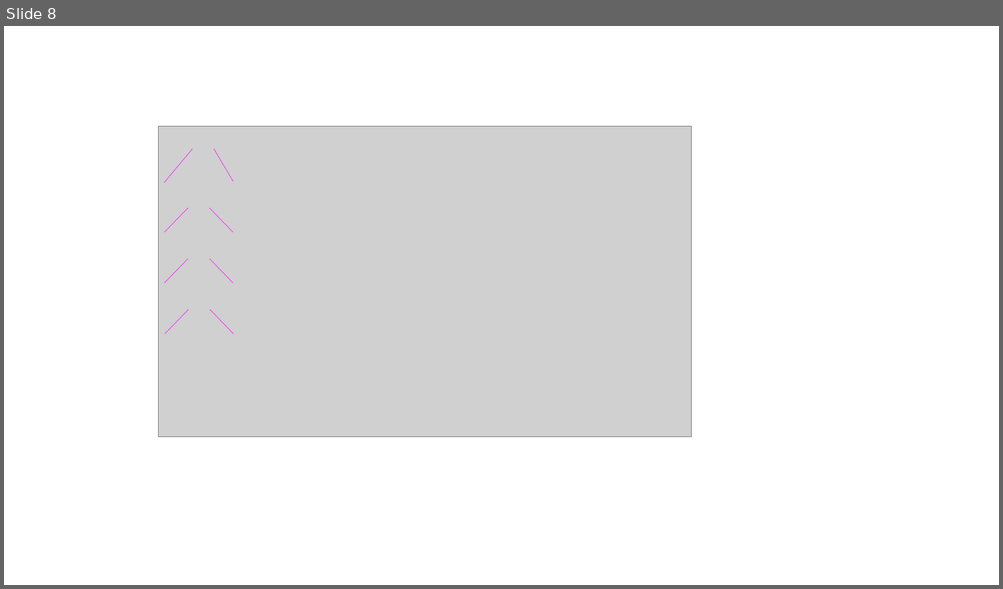
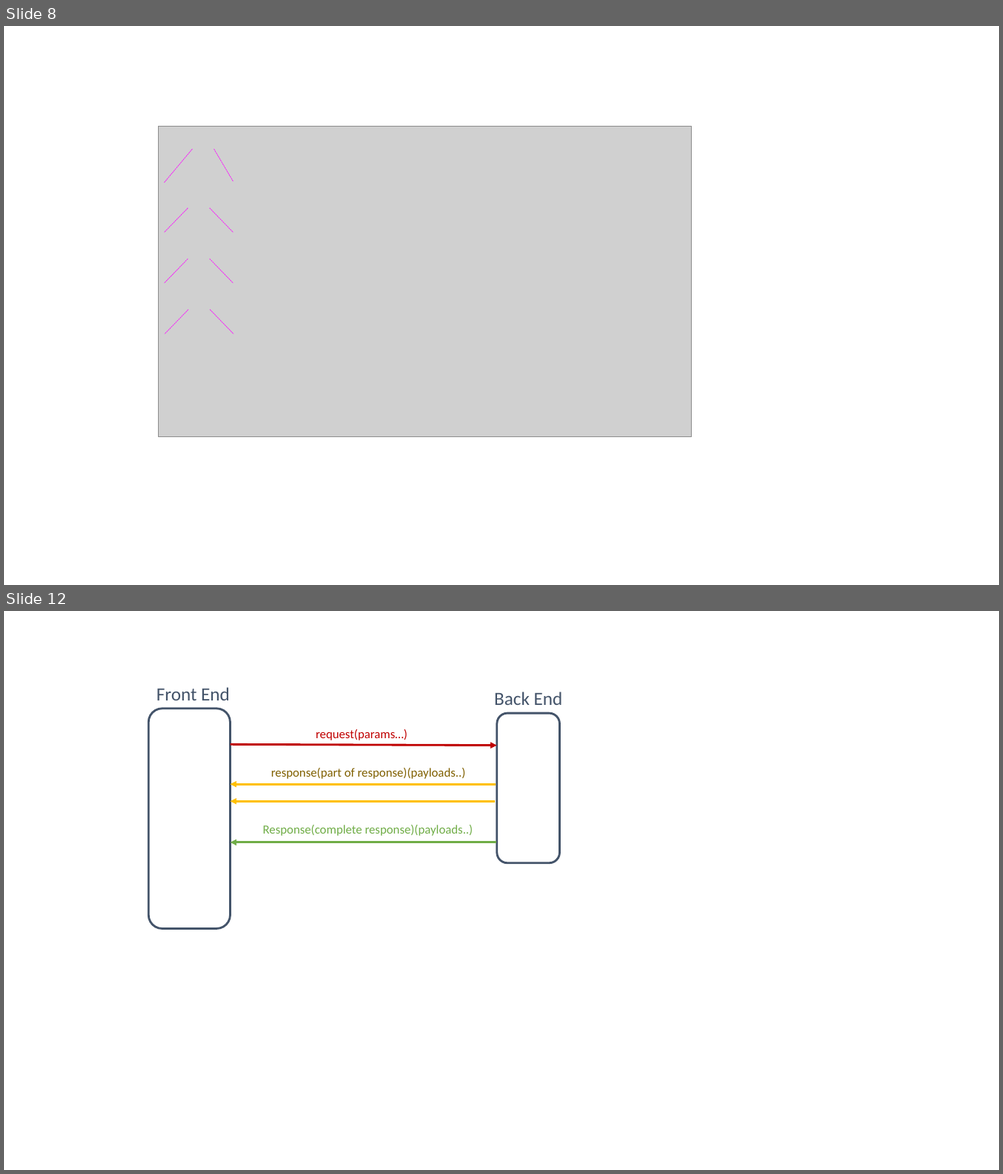
Before and after one commit to divyinfo/fractals-report, a slide deck: LatexImages.pptx. Shown one above the other, each under a label of ours: slide 8 before the commit, slides 8 and 12 after it; the slides between them are not shown. The pictures are 1003x589 and 1003x1174 pixels, drawn with LibreOffice and Linux fonts; fonts in the diff are those of the drawing; grey boxes stand for pictures. Boxes give left, top, right and bottom in pixels: in the first picture for what was removed or moved away, otherwise in the second. Text is boxed around its words. In the diff, an @@ line names an element or a change of style, - is before the commit and + after.

```diff
--- a/LatexImages.pptx
+++ b/LatexImages.pptx
@@ slide 12 added at (4,611,999,1170), background #FFFFFF @@
@@ text added at (156,687,230,701), 18 pt, text #44546A @@
+Front End
@@ text added at (494,692,563,705), 18 pt, text #44546A @@
+Back End
@@ rounded rectangle added at (149,709,230,929), outline #44546A 2 pt @@
@@ rounded rectangle added at (497,713,560,863), outline #44546A 2 pt @@
@@ text added at (316,729,407,741), 12 pt, text #C00000 @@
+request(params…)
@@ arrow added from (230, 744) to (496, 745), #C00000 2 pt @@
@@ arrow added from (495, 784) to (230, 784), #FFC000 2 pt @@
@@ text added at (271,768,466,779), 12 pt, text #806000 @@
+response(part of response)(payloads..)
@@ arrow added from (494, 801) to (230, 801), #FFC000 2 pt @@
@@ text added at (263,825,473,836), 12 pt, text #70AD47 @@
+Response(complete response)(payloads..)
@@ arrow added from (495, 843) to (230, 843), #70AD47 2 pt @@
```
Also in this commit, not shown: 6 other slides added, 1 slide removed, 23 other files.
